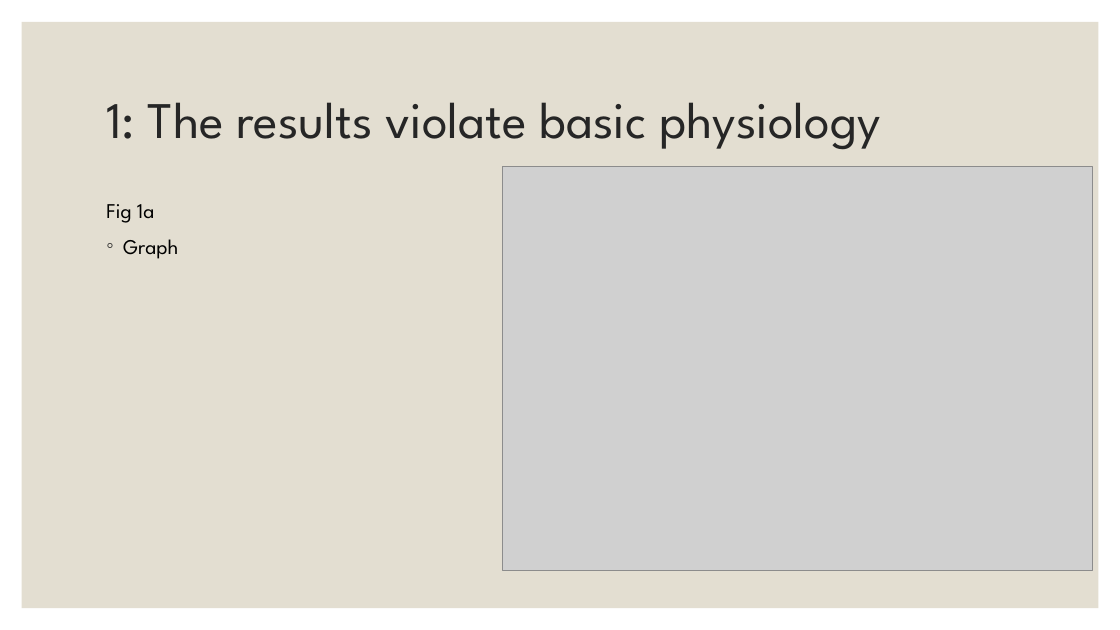
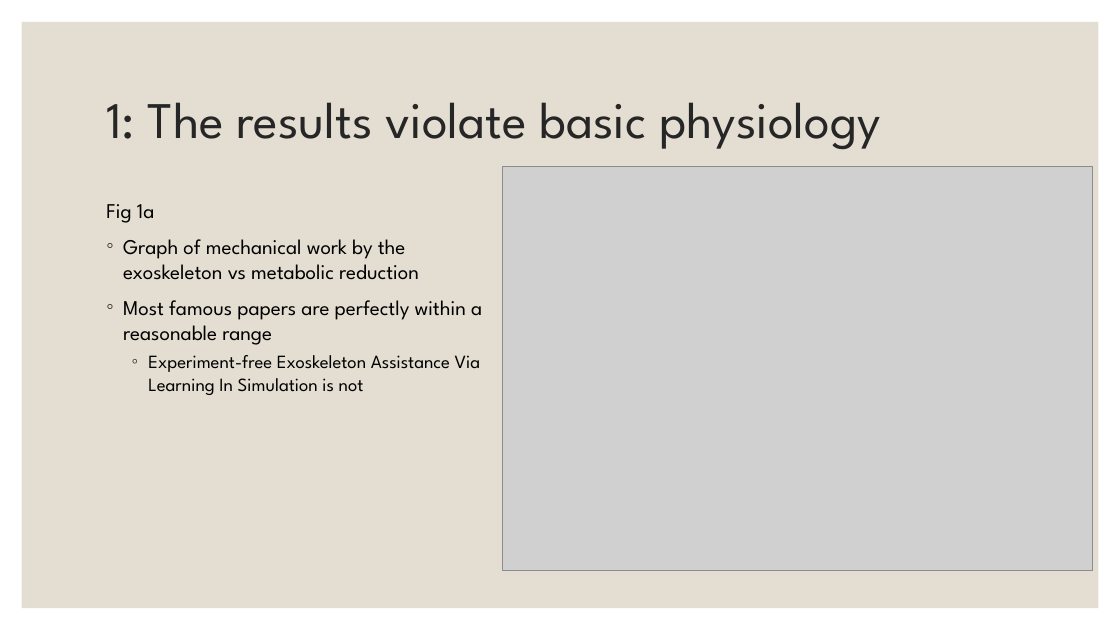
Before and after one commit to DominikTomaszZielinski/BME452FinalProj, a slide deck: slide 11 of Grad paper presentation/Dominik Zielinski BME452 Grad Paper Presentation.pptx. Drawn at 1120x630 pixels with LibreOffice and Linux fonts; fonts in the diff are those of the drawing; grey boxes stand for pictures. Boxes give left, top, right and bottom in pixels: in the first picture for what was removed or moved away, otherwise in the second. Text is boxed around its words. In the diff, an @@ line names an element or a change of style, - is before the commit and + after.

Commit message:
Final version of grad paper presentation

```diff
--- a/Grad paper presentation/Dominik Zielinski BME452 Grad Paper Presentation.pptx
+++ b/Grad paper presentation/Dominik Zielinski BME452 Grad Paper Presentation.pptx
@@ text at (123,239,482,395): text changed @@
-◦ Graph
+◦ Graph of mechanical work by the exoskeleton vs metabolic reduction
+◦ Most famous papers are perfectly within a reasonable range
+  ◦ Experiment-free Exoskeleton Assistance Via Learning In Simulation is not
```
Also in this commit, not shown: 5 other slides changed, 1 other file.
